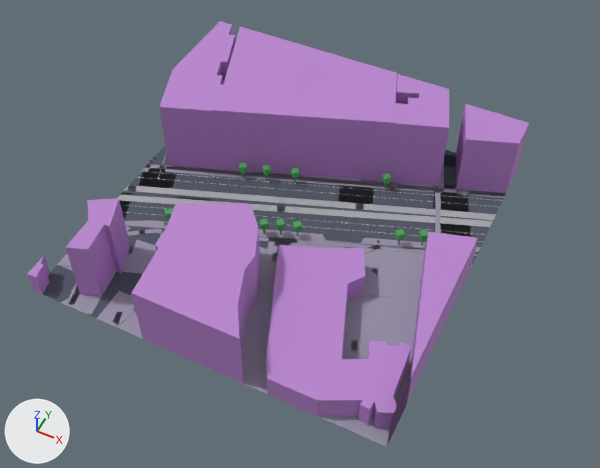
The glTF model public/maps/melbourne/chunks/6_-17.glb as it was, and as the next commit left it.
Before and after are seen from a 50 mm lens placed at (861.0, 1819.0, 208.0), pointed at (777.0, 1987.0, -2.0). The axes (+X, +Y, +Z) are drawn at lower left. The lights are the same throughout. The first picture is the older version. Where no turn or scale is listed for an object, it has been applied to the vertices. Vertices at exactly the same position are counted once.

The first picture shows 'compiled-chunk'.
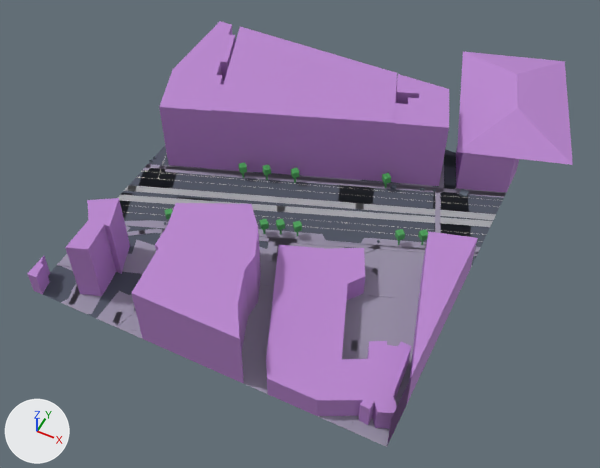
Where the newer file only moved an object's origin or applied its transform, the numbers keep the older frame.

The edits, one by one:
me_mesh_0 is used by ob_compiled_chunk; location (773.9, 1986.0, 14.1).
me_mesh_0 had 2573 vertices, 3796 faces and spanned x -60.1..60.1, y -60.0..60.0, z -13.7..13.7.
me_mesh_0 now has 2573 vertices, 3794 faces and spans x -60.1..78.1, y -60.0..107.8, z -13.7..13.7.
Part 1, on me_mesh_0:
19 vertices are removed from x -59.9..60.1, y -20.9..35.0, z -13.6..-13.5.
264 faces are deleted.
4 vertices in x 37.4..60.1, y 42.5..60.0, z 9.3 move by (0.0, 0.0, -6.0).
6 vertices move within x -59.9..60.1, y -20.8..35.0, z -13.6..-13.5.
19 vertices are added at x -59.9..78.1, y -20.8..107.8, z -13.6..9.3.
5 new faces join them, mat_pavement (grey #9a93a8).
6 new faces join them, mat_commercial (purple #b985cf).
153 new faces join them, mat_marking (white #f8f6e5).
98 new faces join them, mat_rail (grey #9ea2a8).

Boxes (x1, y1, x2, y2) around the edits, measured in the pictures (600 x 468 px; the box of a moved part takes in the faces that stretch with it):
'compiled-chunk', reshaped (9% wider): before (27, 21, 529, 447); after (27, 21, 573, 447)
part 1 of me_mesh_0, moved or reshaped: before (126, 104, 529, 234); after (126, 52, 573, 234)
